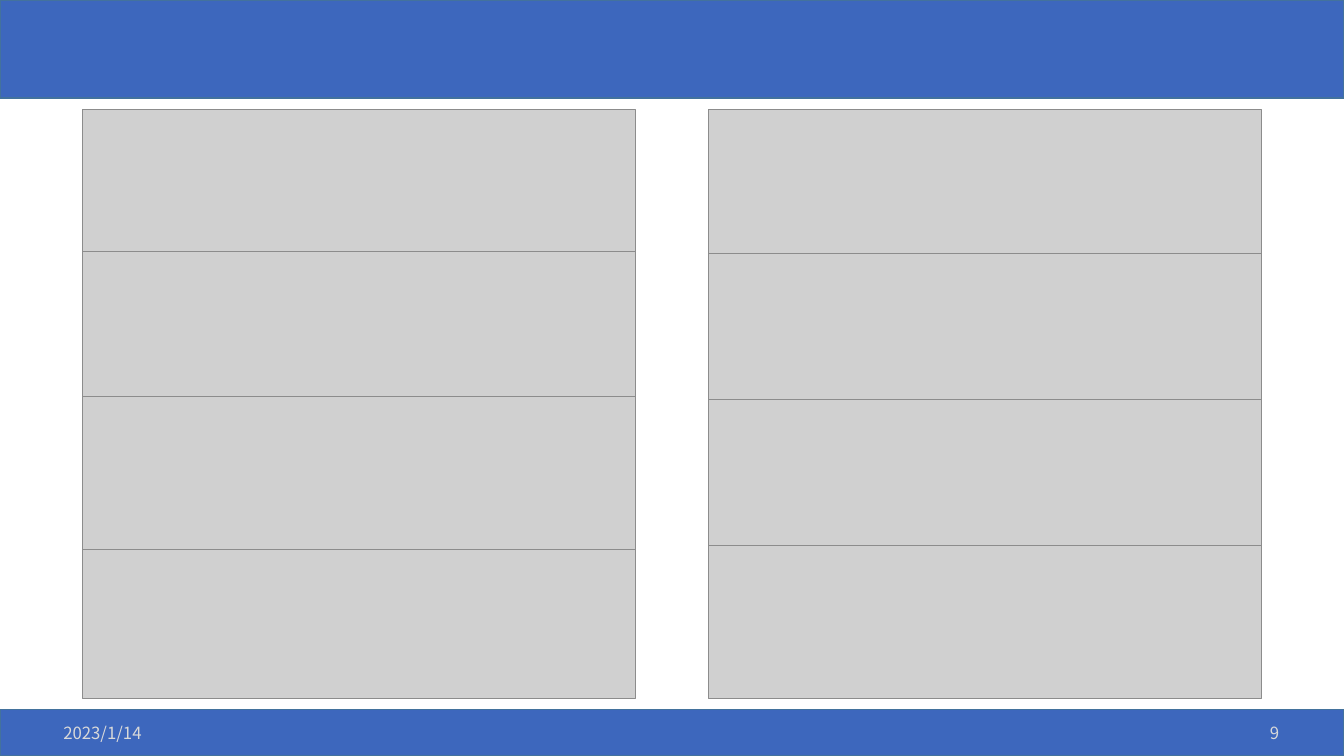
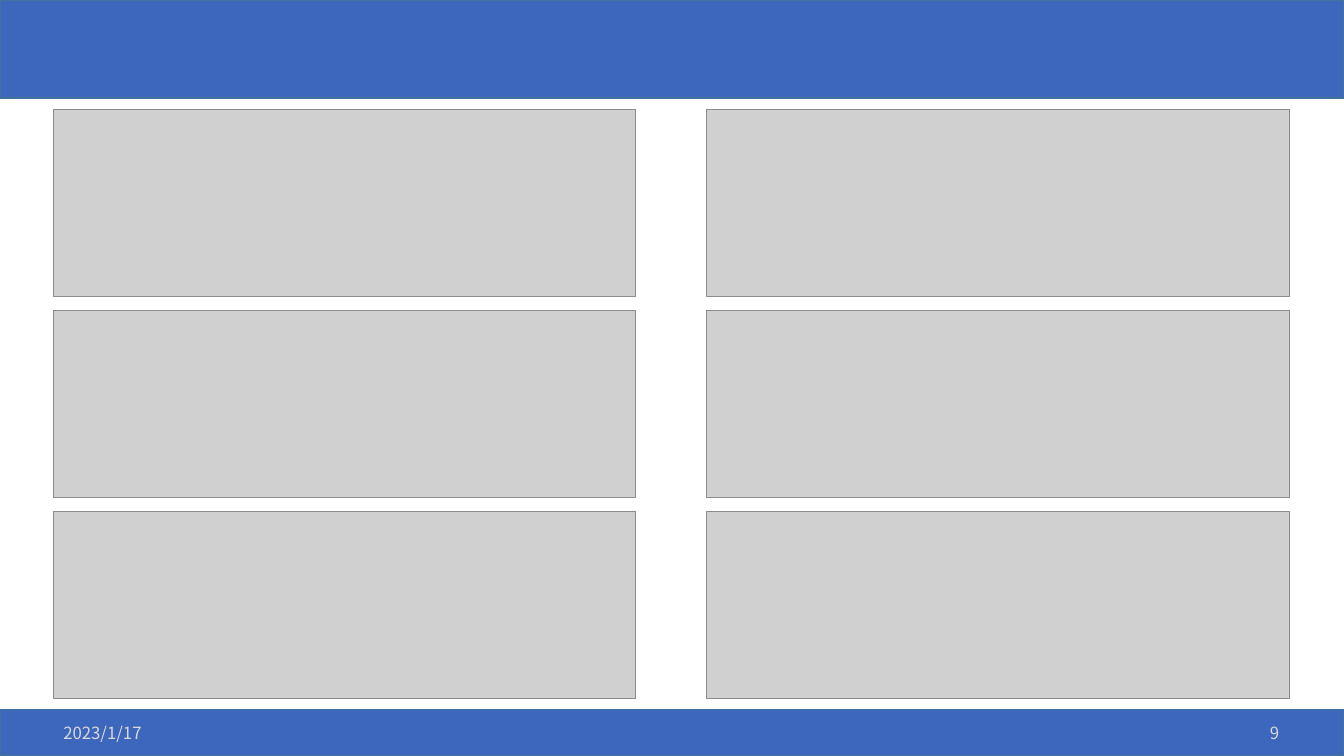
Before and after one commit to yuansicheng/bes3_add_layer, a slide deck: slide 9 of bes3_n0_source.pptx. Drawn at 1344x756 pixels with LibreOffice and Linux fonts; fonts in the diff are those of the drawing; grey boxes stand for pictures; background and template pictures are left out. Boxes give left, top, right and bottom in pixels: in the first picture for what was removed or moved away, otherwise in the second. Text is boxed around its words. In the diff, an @@ line names an element or a change of style, - is before the commit and + after.

```diff
--- a/bes3_n0_source.pptx
+++ b/bes3_n0_source.pptx
@@ picture: place and size @@
-picture at (83,109,635,257)
+picture at (53,109,636,296)
@@ picture: place and size @@
-picture at (709,109,1261,260)
+picture at (707,109,1290,296)
@@ picture removed at (83,251,635,402) @@
@@ picture removed at (709,253,1261,406) @@
@@ picture added at (53,311,636,498) @@
@@ picture added at (707,311,1290,498) @@
@@ picture removed at (83,396,635,549) @@
@@ picture removed at (709,399,1261,553) @@
@@ picture: place and size @@
-picture at (83,543,635,699)
+picture at (53,511,636,699)
@@ picture: place and size @@
-picture at (709,545,1261,699)
+picture at (707,511,1290,699)
@@ text at (63,726,141,742): text changed @@
-2023/1/14
+2023/1/17
```
Also in this commit, not shown: 11 other slides changed, 6 slides added, 37 other files.
